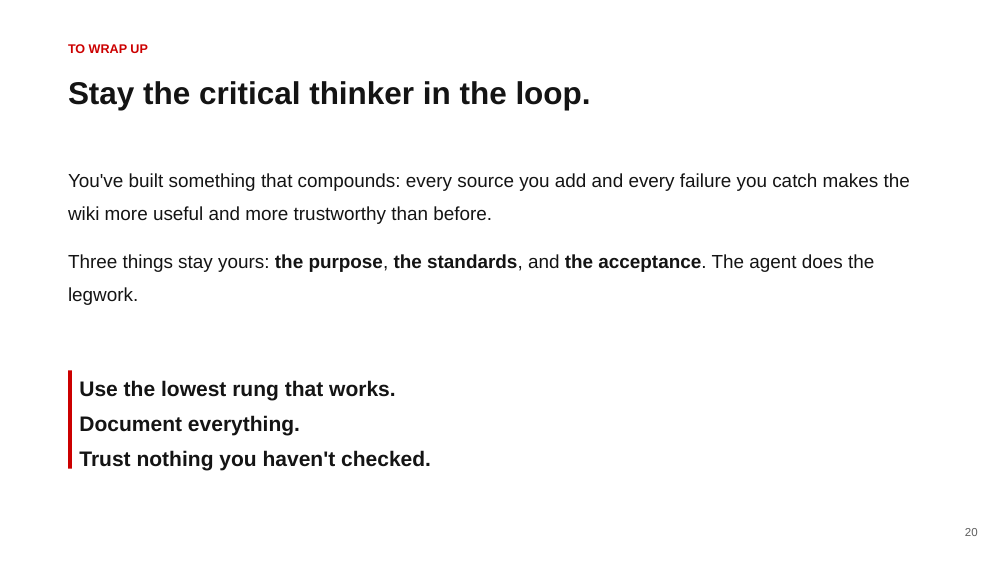
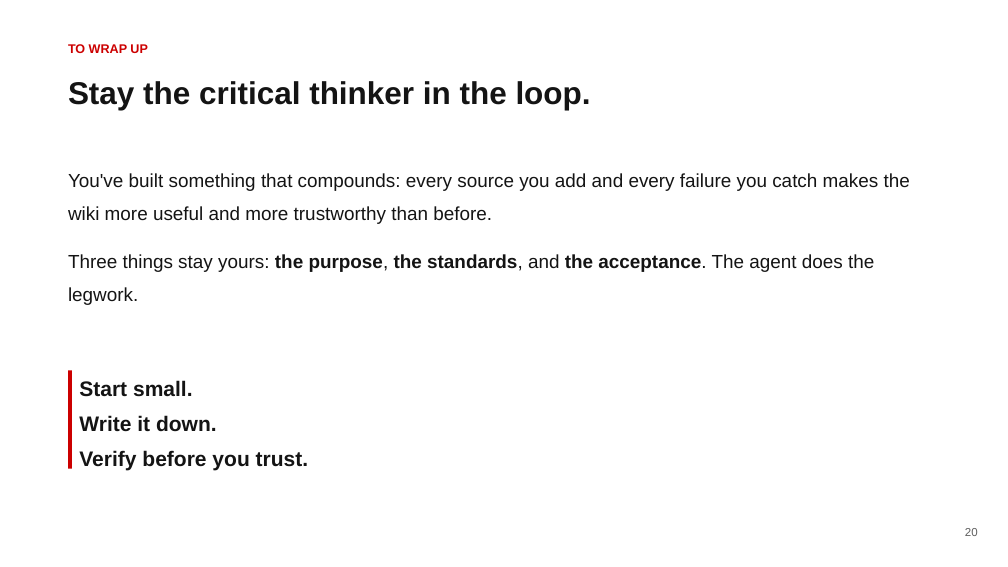
Before and after one commit to ryanlingo/Intro-to-Applied-AI-Engineering, a slide deck: slide 21 of decks/02-workshop.pptx. Drawn at 1008x567 pixels with LibreOffice and Linux fonts; fonts in the diff are those of the drawing. Boxes give left, top, right and bottom in pixels: in the first picture for what was removed or moved away, otherwise in the second. Text is boxed around its words. In the diff, an @@ line names an element or a change of style, - is before the commit and + after.

```diff
--- a/decks/02-workshop.pptx
+++ b/decks/02-workshop.pptx
@@ text at <box>79,380,309,471</box>: text changed @@
-Use the lowest rung that works.
-Document everything.
-Trust nothing you haven't checked.
+Start small.
+Write it down.
+Verify before you trust.
```
Also in this commit, not shown: 1 other file.
